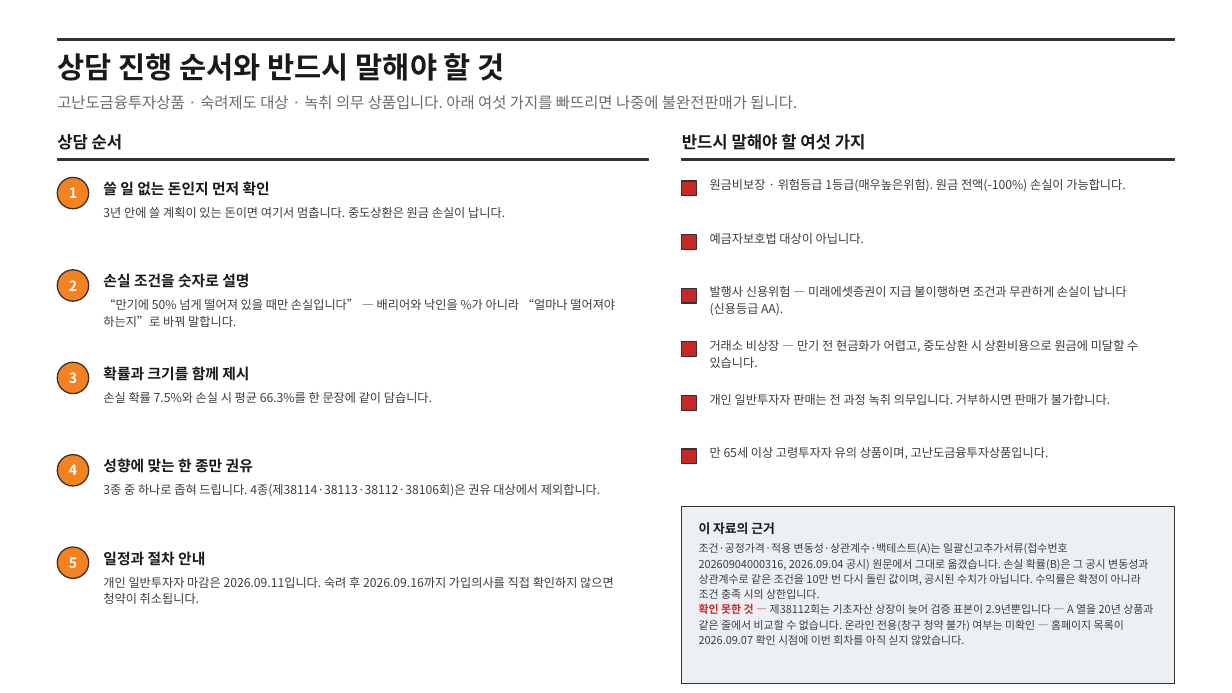
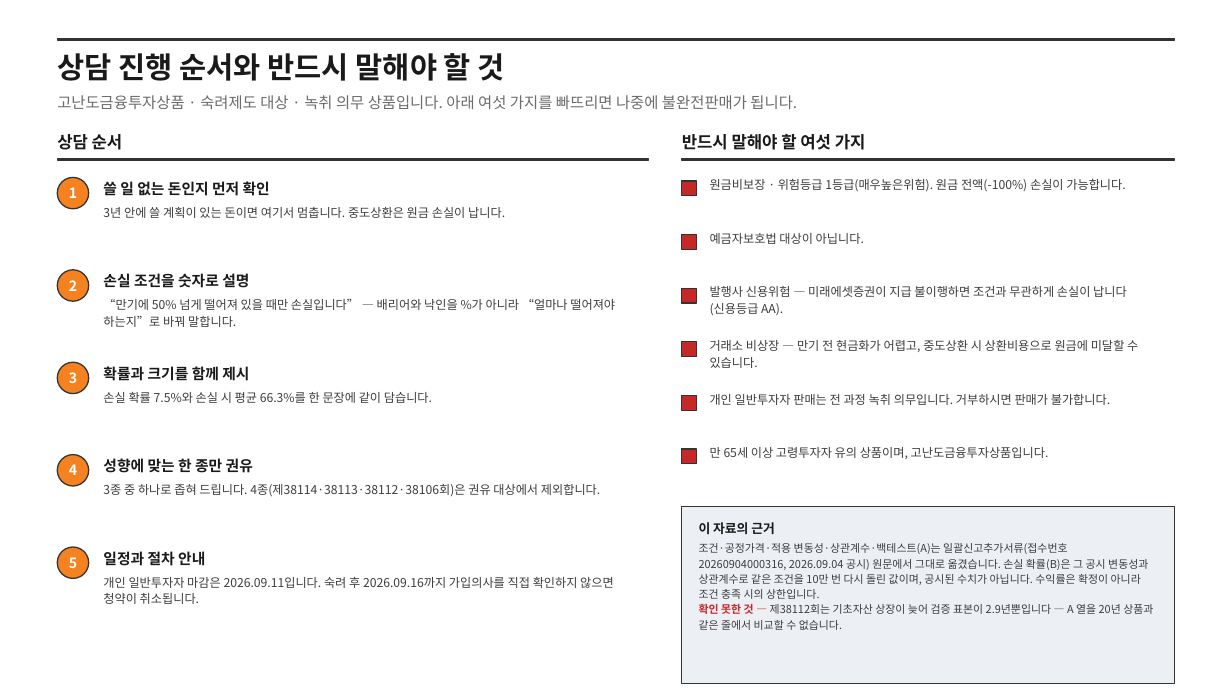
Before and after one commit to hanaroline/work_1, a slide deck: slide 6 of els-sales-deck.pptx. Drawn at 1232x693 pixels with LibreOffice and Linux fonts; fonts in the diff are those of the drawing. Boxes give left, top, right and bottom in pixels: in the first picture for what was removed or moved away, otherwise in the second. Text is boxed around its words. In the diff, an @@ line names an element or a change of style, - is before the commit and + after.

```diff
--- a/els-sales-deck.pptx
+++ b/els-sales-deck.pptx
@@ text at <box>699,604,1153,630</box>: text changed @@
-확인 못한 것 — 제38112회는 기초자산 상장이 늦어 검증 표본이 2.9년뿐입니다 — A 열을 20년 상품과 같은 줄에서 비교할 수 없습니다. 온라인 전용(창구 청약 불가) 여부는 미확인 — 홈페이지 목록이 2026.09.07 확인 시점에 이번 회차를 아직 싣지 않았습니다.
+확인 못한 것 — 제38112회는 기초자산 상장이 늦어 검증 표본이 2.9년뿐입니다 — A 열을 20년 상품과 같은 줄에서 비교할 수 없습니다.
```
Also in this commit, not shown: 4 other slides changed, 4 other files.
